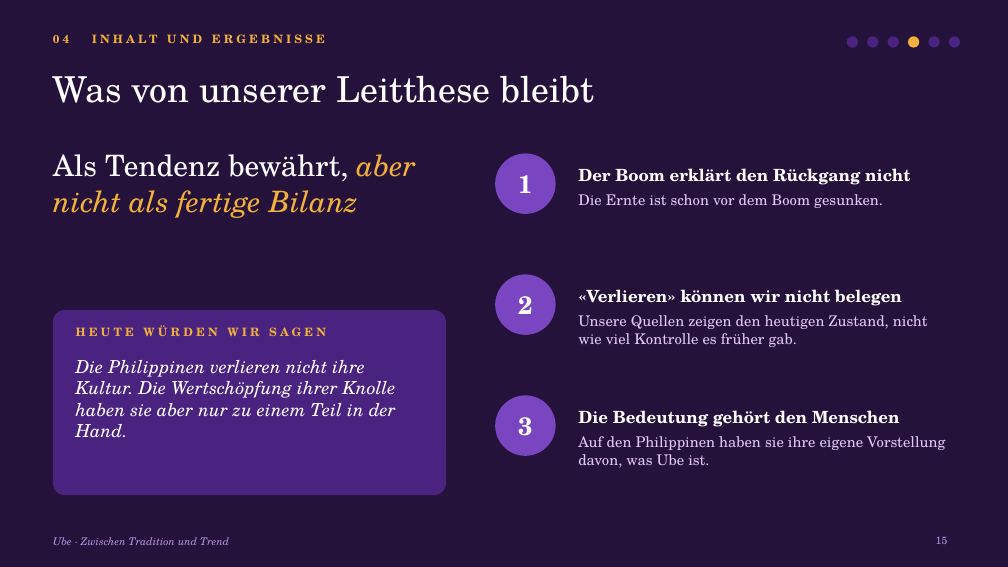
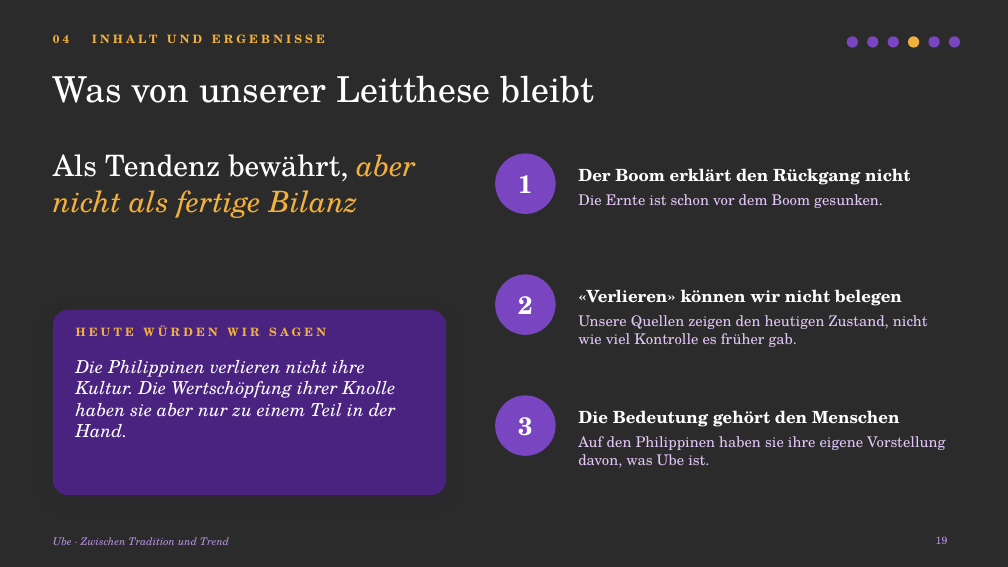
Before and after one commit to aezripeglow-collab/Ube-Sachbuch-Maturaarbeit, a slide deck: slide 19 of Ube Sachbuch Maturaarbeit/08 Präsentation/Ube_Maturapraesentation.pptx (slide 15 before the commit). Drawn at 1008x567 pixels with LibreOffice and Linux fonts; fonts in the diff are those of the drawing; background and template pictures are left out; a plain dark background stands for a picture behind light text. Boxes give left, top, right and bottom in pixels: in the first picture for what was removed or moved away, otherwise in the second. Text is boxed around its words. In the diff, an @@ line names an element or a change of style, - is before the commit and + after.

```diff
--- a/Ube Sachbuch Maturaarbeit/08 Präsentation/Ube_Maturapraesentation.pptx
+++ b/Ube Sachbuch Maturaarbeit/08 Präsentation/Ube_Maturapraesentation.pptx
@@ background #24123A to picture (left out) @@
@@ fill #4A2380 to #7A45C0 in 5 elements at [847,36,858,48], [867,36,879,48], [888,36,899,48], [929,36,940,48], [949,36,960,48] @@
@@ rounded rectangle at [53,310,446,495]: shadow on; proportions changed @@
@@ page number at [936,536,948,544]: text changed @@
-15
+19
```
Also in this commit, not shown: 16 other slides changed, 6 slides added, 4 other files.
